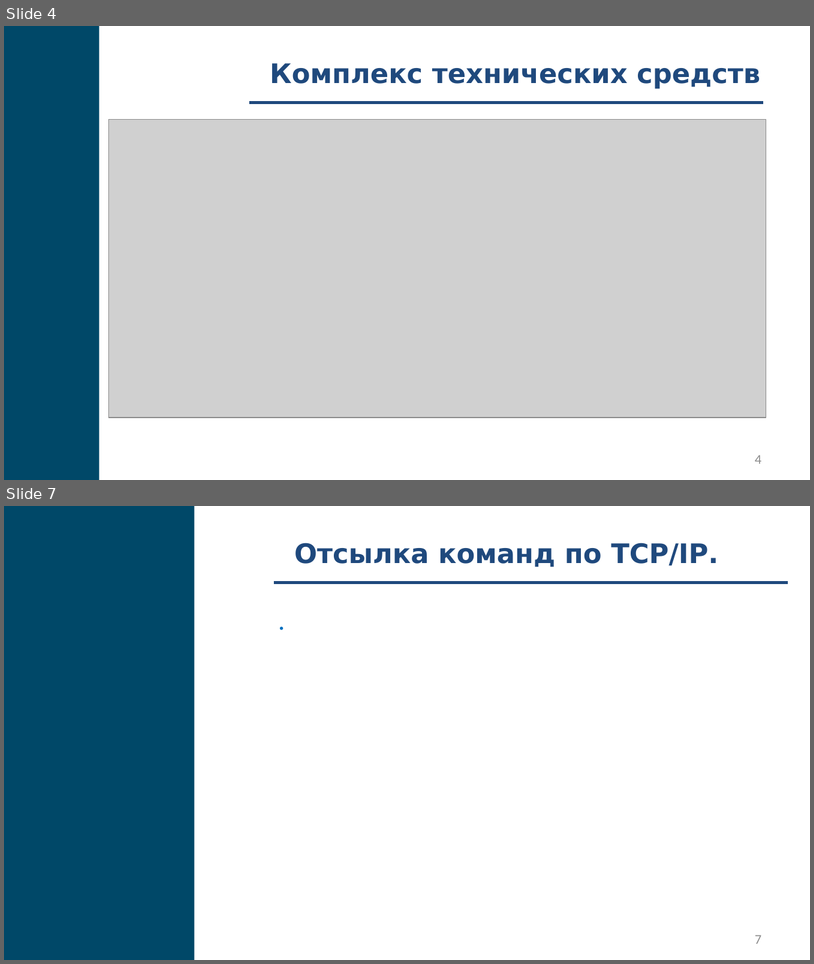
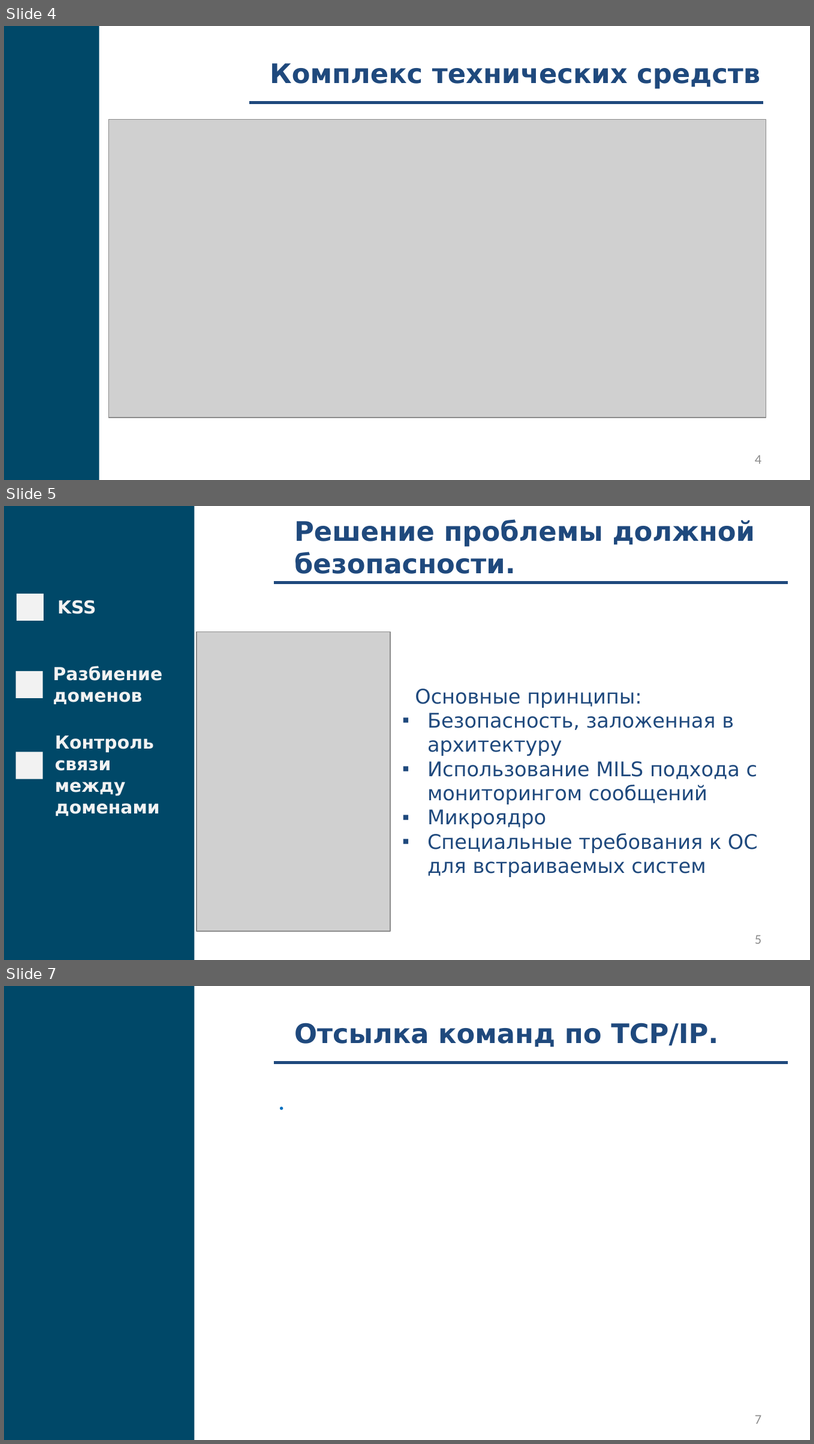
Before and after one commit to fanglores/Gagarin-2022, a slide deck: doc/Presentation.pptx. Shown one above the other, each under a label of ours: slides 4 and 7 before the commit, slides 4, 5 and 7 after it; the slides between them are not shown. The pictures are 814x964 and 814x1444 pixels, drawn with LibreOffice and Linux fonts; fonts in the diff are those of the drawing; grey boxes stand for pictures. Boxes give left, top, right and bottom in pixels: in the first picture for what was removed or moved away, otherwise in the second. Text is boxed around its words. In the diff, an @@ line names an element or a change of style, - is before the commit and + after.

```diff
--- a/doc/Presentation.pptx
+++ b/doc/Presentation.pptx
@@ slide 5 added at bbox=[4, 506, 810, 960], background #FFFFFF @@
@@ rectangle added at bbox=[4, 506, 194, 959], fill #004868 @@
@@ text added at bbox=[294, 519, 755, 574], 24 pt, text #1F497D, bold @@
+Решение проблемы должной безопасности.
@@ line added from (274, 583) to (788, 583), #1F497D 2.25 pt @@
@@ picture added at bbox=[197, 632, 390, 931] @@
@@ group added at bbox=[16, 593, 163, 780]: 3 rectangles, 2 texts @@
+KSS
+Разбиение доменов
@@ text added at bbox=[415, 688, 758, 877], 18 pt, text #1F497D @@
+Основные принципы:
+▪ Безопасность, заложенная в архитектуру
+▪ Использование MILS подхода с мониторингом сообщений
+▪ Микроядро
+▪ Специальные требования к ОС для встраиваемых систем
@@ text added at bbox=[55, 735, 160, 816], 16 pt, text #F2F2F2, bold @@
+Контроль связи между доменами
@@ page number added at bbox=[755, 934, 762, 943], 12 pt, text #8C8C8C @@
+5
```
Also in this commit, not shown: 5 slides changed, 1 slide removed.
